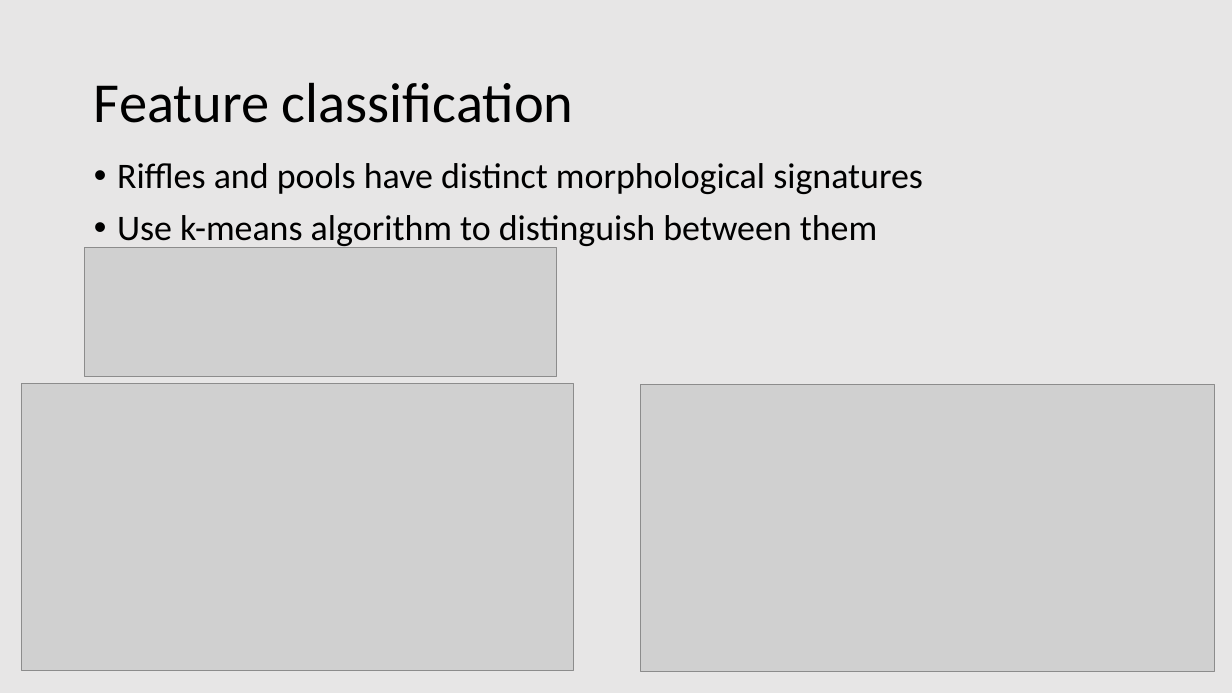
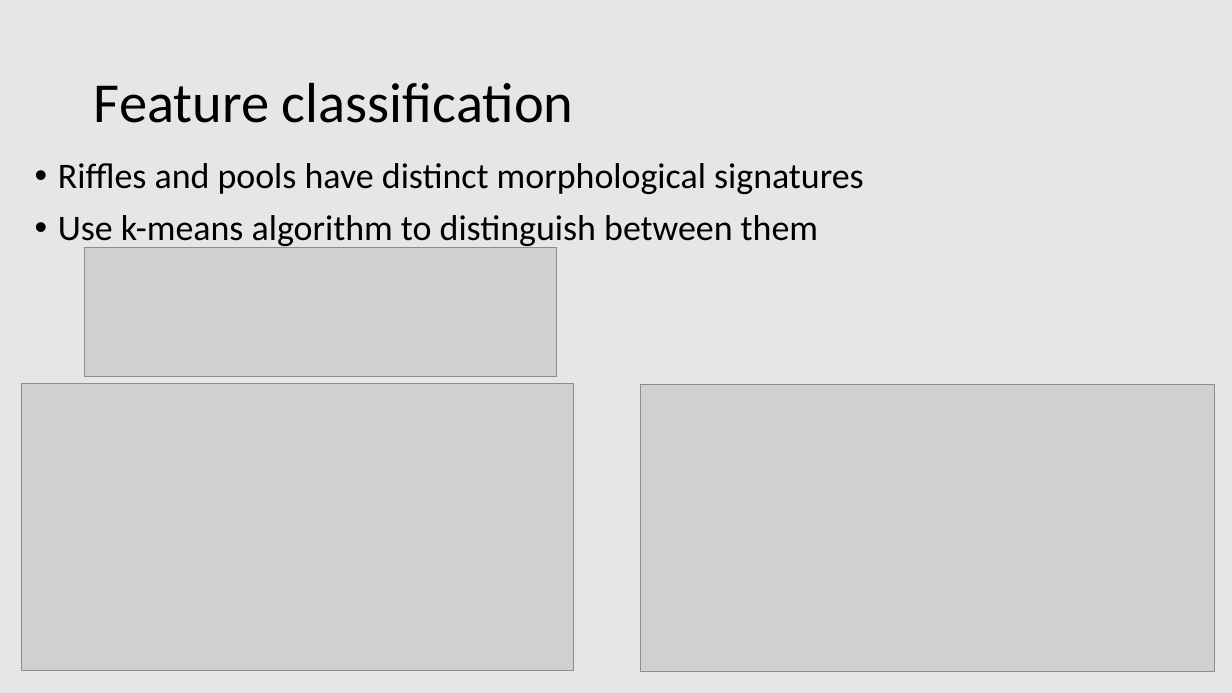
Before and after one commit to rsjones94/presentation-materials, a slide deck: slide 18 of TNAWRA_4-10-2019/jones_randall_pyfluv.pptx. Drawn at 1232x693 pixels with LibreOffice and Linux fonts; fonts in the diff are those of the drawing; grey boxes stand for pictures; background and template pictures are left out. Boxes give left, top, right and bottom in pixels: in the first picture for what was removed or moved away, otherwise in the second. Text is boxed around its words. In the diff, an @@ line names an element or a change of style, - is before the commit and + after.

```diff
--- a/TNAWRA_4-10-2019/jones_randall_pyfluv.pptx
+++ b/TNAWRA_4-10-2019/jones_randall_pyfluv.pptx
@@ text "Riffles and pools have distinct ..." moved from (x1=117, y1=163, x2=923, y2=249) to (x1=58, y1=163, x2=864, y2=249) @@
```
Also in this commit, not shown: 5 other slides changed.
